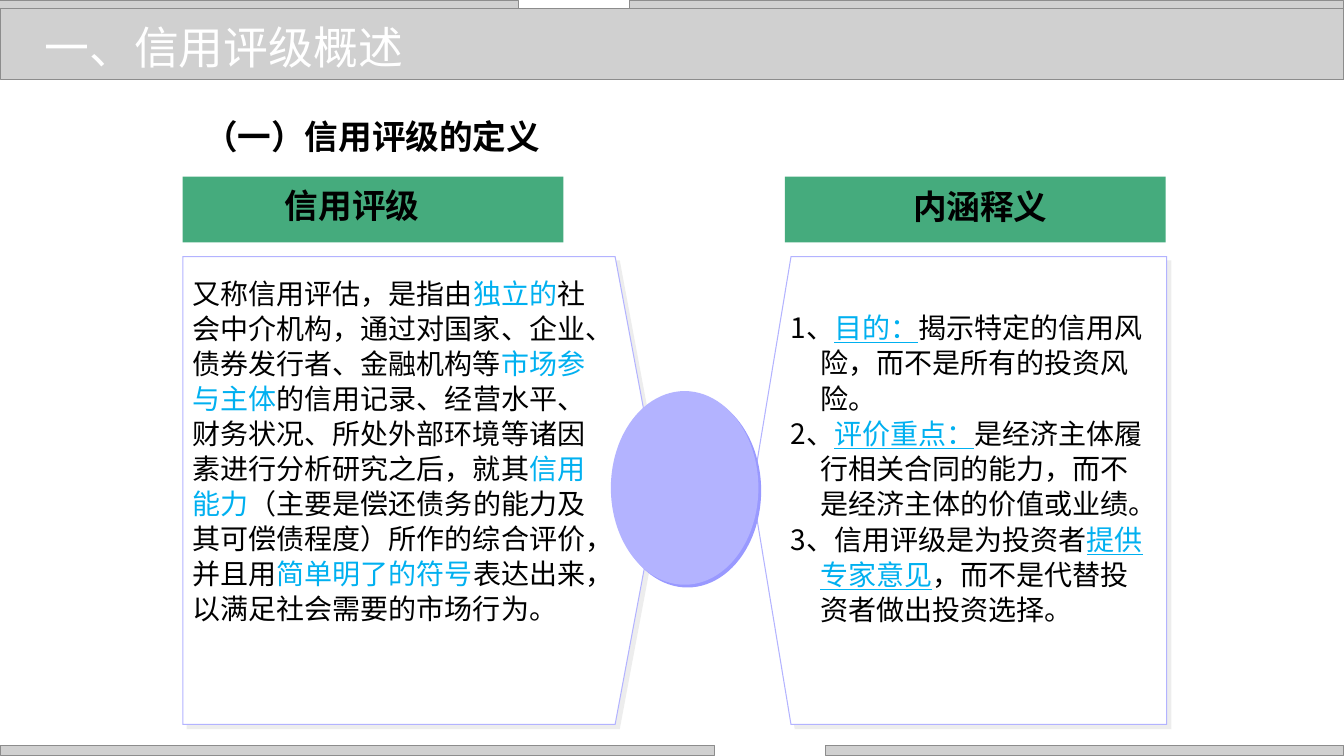
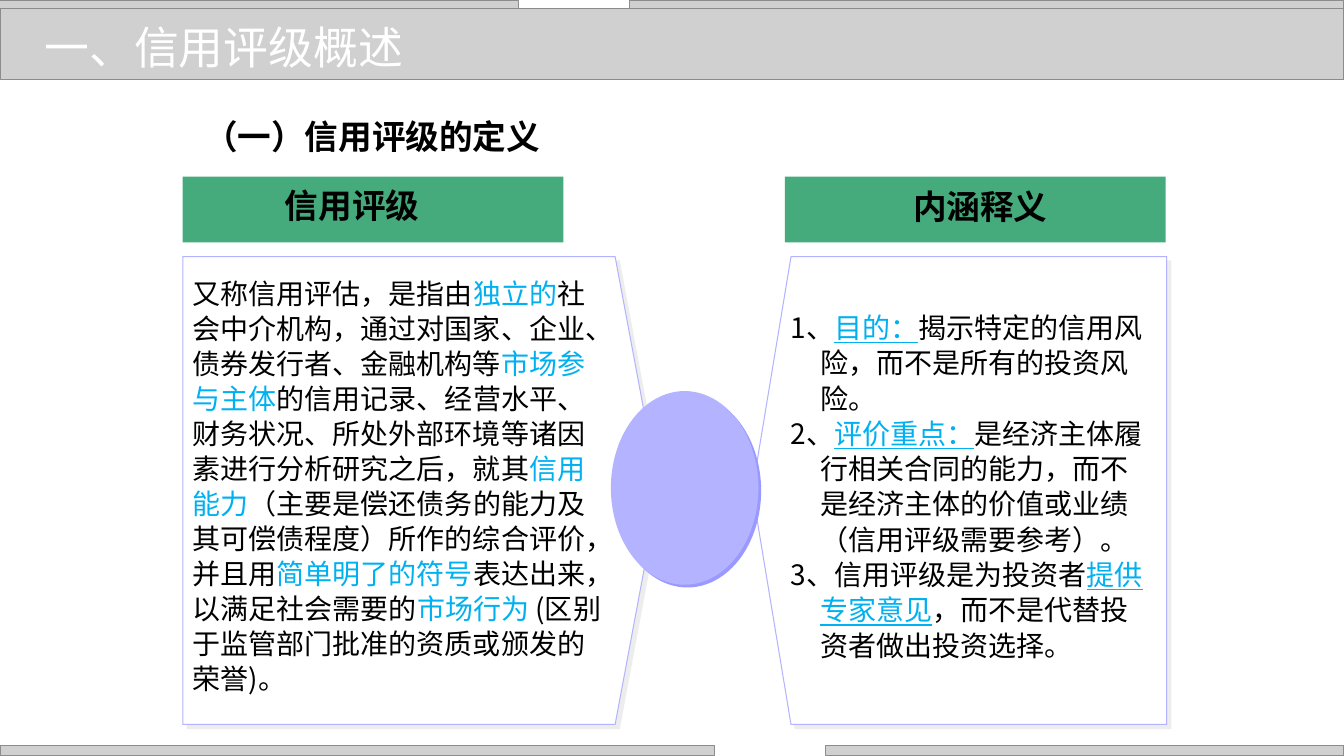
Before and after one commit to zhangjianzhang/internet_credit, a slide deck: slide 4 of files/slides/lecture_4.pptx. Drawn at 1344x756 pixels with LibreOffice and Linux fonts; fonts in the diff are those of the drawing; grey boxes stand for pictures; background and template pictures are left out. Boxes give left, top, right and bottom in pixels: in the first picture for what was removed or moved away, otherwise in the second. Text is boxed around its words. In the diff, an @@ line names an element or a change of style, - is before the commit and + after.

```diff
--- a/files/slides/lecture_4.pptx
+++ b/files/slides/lecture_4.pptx
@@ text at bbox=[193, 280, 614, 695]: text changed @@
-又称信用评估，是指由独立的社会中介机构，通过对国家、企业、债券发行者、金融机构等市场参与主体的信用记录、经营水平、财务状况、所处外部环境等诸因素进行分析研究之后，就其信用能力（主要是偿还债务的能力及其可偿债程度）所作的综合评价，并且用简单明了的符号表达出来，以满足社会需要的市场行为。
+又称信用评估，是指由独立的社会中介机构，通过对国家、企业、债券发行者、金融机构等市场参与主体的信用记录、经营水平、财务状况、所处外部环境等诸因素进行分析研究之后，就其信用能力（主要是偿还债务的能力及其可偿债程度）所作的综合评价，并且用简单明了的符号表达出来，以满足社会需要的市场行为 (区别于监管部门批准的资质或颁发的荣誉)。
@@ text at bbox=[791, 420, 1143, 553]: text changed @@
-2、评价重点：是经济主体履行相关合同的能力，而不是经济主体的价值或业绩。
+2、评价重点：是经济主体履行相关合同的能力，而不是经济主体的价值或业绩（信用评级需要参考）。
```
Also in this commit, not shown: 20 other slides changed, 5 other files.
